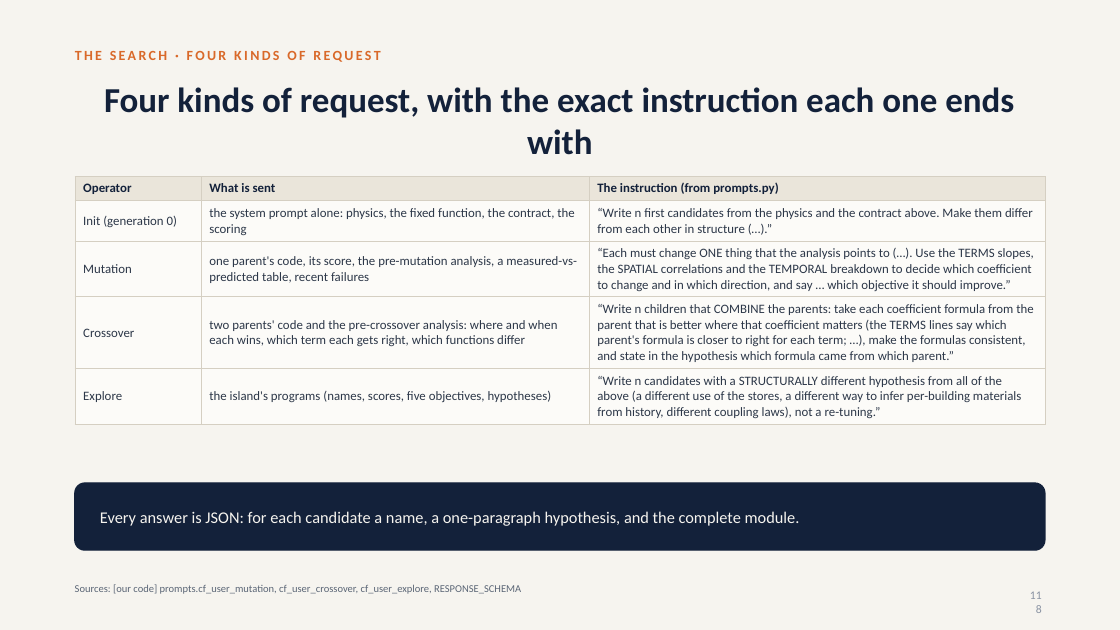
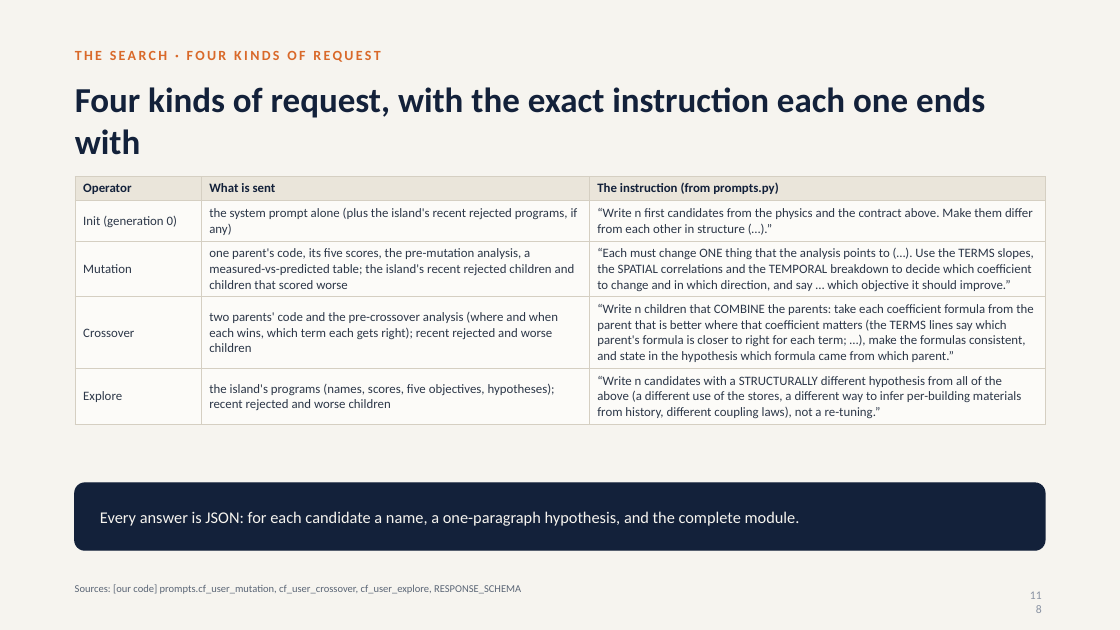
Before and after one commit to srivathsanb14/working-code, a slide deck: slide 118 of docs/One_Controller_for_Every_Building_meeting.pptx. Drawn at 1120x630 pixels with LibreOffice and Linux fonts; fonts in the diff are those of the drawing. Boxes give left, top, right and bottom in pixels: in the first picture for what was removed or moved away, otherwise in the second. Text is boxed around its words. In the diff, an @@ line names an element or a change of style, - is before the commit and + after.

```diff
--- a/docs/One_Controller_for_Every_Building_meeting.pptx
+++ b/docs/One_Controller_for_Every_Building_meeting.pptx
@@ title "Four kinds of request, with ..." at [75,87,985,155]: alignment centre to left @@
@@ table at [75,176,1045,422] @@
-row 2, column 2: the system prompt alone: physics, the fixed function, the contract, the scoring
+row 2, column 2: the system prompt alone (plus the island's recent rejected programs, if any)
-row 3, column 2: one parent's code, its score, the pre-mutation analysis, a measured-vs-predicted table, recent failures
+row 3, column 2: one parent's code, its five scores, the pre-mutation analysis, a measured-vs-predicted table; the island's recent rejected children and children that scored worse
-row 4, column 2: two parents' code and the pre-crossover analysis: where and when each wins, which term each gets right, which functions differ
+row 4, column 2: two parents' code and the pre-crossover analysis (where and when each wins, which term each gets right); recent rejected and worse children
-row 5, column 2: the island's programs (names, scores, five objectives, hypotheses)
+row 5, column 2: the island's programs (names, scores, five objectives, hypotheses); recent rejected and worse children
```
Also in this commit, not shown: 153 other slides changed, 4 other files.
